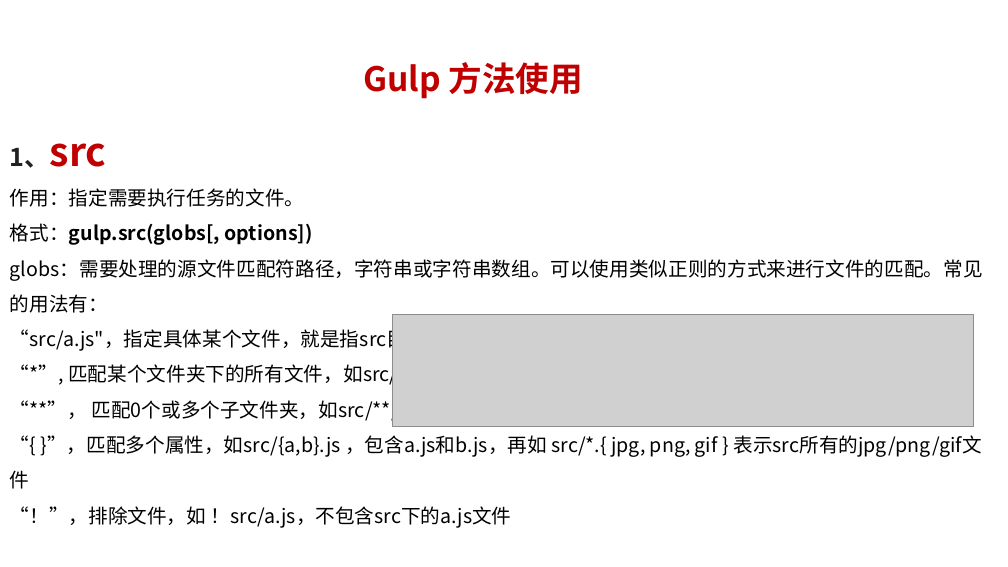
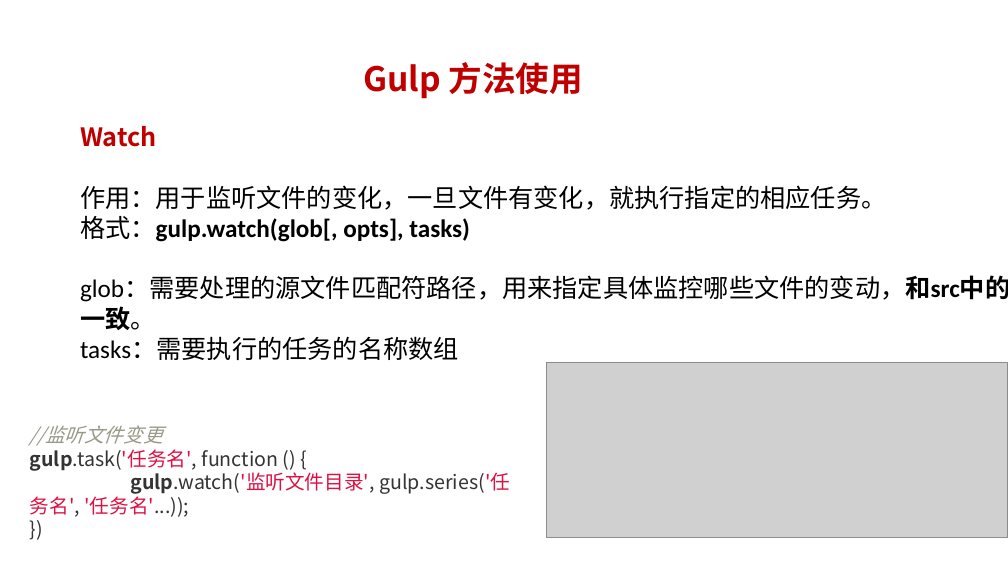
Before and after one commit to JSFFZL/Courseware-PPT, a slide deck: slide 13 of gulp.pptx. Drawn at 1008x567 pixels with LibreOffice and Linux fonts; fonts in the diff are those of the drawing; grey boxes stand for pictures; background and template pictures are left out. Boxes give left, top, right and bottom in pixels: in the first picture for what was removed or moved away, otherwise in the second. Text is boxed around its words. In the diff, an @@ line names an element or a change of style, - is before the commit and + after.

```diff
--- a/gulp.pptx
+++ b/gulp.pptx
@@ text at box(80, 126, 1008, 360): text changed; size 14 to 18 pt; font Noto Sans CJK SC to Calibri @@
-1、src
-作用：指定需要执行任务的文件。
-格式：gulp.src(globs[, options])
-globs：需要处理的源文件匹配符路径，字符串或字符串数组。可以使用类似正则的方式来进行文件的匹配。常见的用法有：
-“src/a.js"，指定具体某个文件，就是指src目录下的a.js文件
-“*”, 匹配某个文件夹下的所有文件，如src/*.js，匹配src下所有的js文件
-“**”， 匹配0个或多个子文件夹，如src/**/*.js，匹配src下的所有js文件以及src下的子目录中的所有js文件
-“{ }”，匹配多个属性，如src/{a,b}.js ，包含a.js和b.js，再如 src/*.{ jpg, png, gif } 表示src所有的jpg/png/gif文件
-“！”，排除文件，如 ！src/a.js，不包含src下的a.js文件
+  Watch
+  作用：用于监听文件的变化，一旦文件有变化，就执行指定的相应任务。
+格式：gulp.watch(glob[, opts], tasks)
+glob：需要处理的源文件匹配符路径，用来指定具体监控哪些文件的变动，和src中的一致。
+tasks：需要执行的任务的名称数组
@@ picture removed at box(393, 314, 974, 425) @@
@@ picture added at box(546, 363, 1008, 538) @@
@@ text added at box(30, 425, 510, 517), 14 pt, text #333333 @@
+//监听文件变更
+gulp.task('任务名', function () {
+gulp.watch('监听文件目录', gulp.series('任务名', '任务名'...));
+})
```
Also in this commit, not shown: 2 other slides changed, 5 slides added, 16 slides removed, 2 other files.
